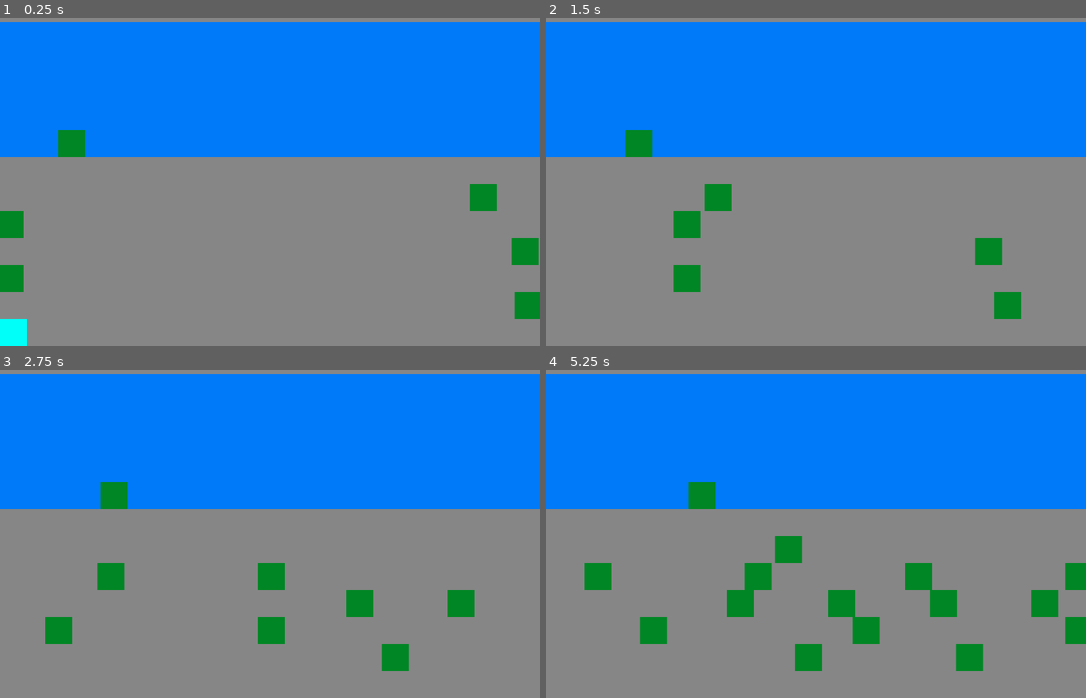
Above: before the commit, frames 1-4 (two rows, left to right).
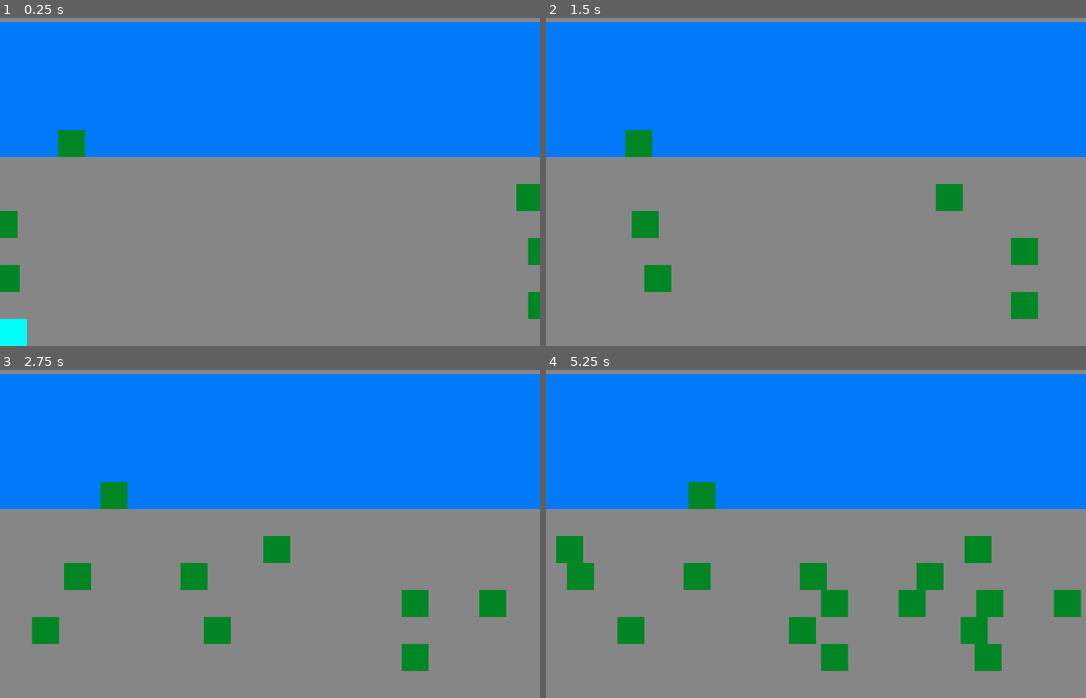
Above: after the commit, the same moments.

Repository: nandorespawns/frogger-clone
Game: Godot game, scene res://Scene/game.tscn
Same seed, same stepped clock (60 frames per second), same inputs: the game is played once before the commit and once after it.
Inputs:
- Up to frame 1 (0.25 s): no input
- Up to frame 2 (1.5 s): hold D (move_right) 0.53-1.28 s; hold S (move_down) from 1.28 s (still down)
- Up to frame 3 (2.75 s): release S (move_down) at 2.03 s; hold D (move_right) from 2.03 s (still down)
- Up to frame 4 (5.25 s): release D (move_right) at 2.78 s; hold W (move_up) 2.78-3.53 s; hold A (move_left) 3.53-5.03 s; hold S (move_down) from 5.03 s (still down)

The runs differ from the first frame. In frame 1, 1.4% of the frame differs, in the area x 3-100%, y 50-92%; in frame 2, 3.8%; in frame 3, 5.6%; in frame 4, 10%, in the area x 1-100%, y 50-92%.

Commit message:
car manager updated

Diff:
--- a/frogger-clone/Scene/car.tscn
+++ b/frogger-clone/Scene/car.tscn
@@ -12,7 +12,6 @@
 
 [node name="car" type="Node2D"]
 script = ExtResource("1_d7vpe")
-direction_picked = "left"
 
 [node name="Sprite2D" type="Sprite2D" parent="."]
 texture = SubResource("AtlasTexture_d7vpe")
--- a/frogger-clone/Scripts/car.gd
+++ b/frogger-clone/Scripts/car.gd
@@ -1,14 +1,12 @@
 extends Node2D
 
 var tile_size = 16
+var speed: float
 
 var direction = {
-	"right": Vector2.RIGHT,
-	"left": Vector2.LEFT
+	"right": 0,
+	"left": 0
 }
-
-#animation_speed is the amount of time it takes to move across 1 tile
-var animation_speed = 0.5
 
 
 @export var direction_picked: String
@@ -16,21 +14,14 @@
 func _ready() -> void:
 	position = position.snapped(Vector2.ONE * tile_size)
 	position += Vector2.ONE * tile_size/2
+	direction = {
+		"right": speed,
+		"left": -speed
+	}
 
 
-func _process(_delta: float) -> void:
-	move_car()
-
-func move_car():
-
-	var tween = create_tween()
-
-	tween.tween_property(
-		self,
-		"position",
-		position + direction[direction_picked] * (tile_size),
-		animation_speed
-	).set_trans(Tween.TRANS_LINEAR)
+func _physics_process(delta: float) -> void:
+	position.x += direction[direction_picked] * delta
 
 
 func _on_hitbox_area_entered(area: Area2D) -> void:
--- a/frogger-clone/Scripts/car_manager.gd
+++ b/frogger-clone/Scripts/car_manager.gd
@@ -4,7 +4,7 @@
 @onready var spawn_timer: Timer = $spawn_timer
 
 var default_x = 320
-var default_x_left = -8
+var default_x_left = -12
 var default_y = 201
 var car_separation_y = 16
 
@@ -16,31 +16,31 @@
 #array of dictionaries
 var row_properties = [
 	{
-		"speed": 1,
+		"speed": 30,
 		"spawn_timer_duration": 3,
 		"spawn_point": "right",
 		"timer": Timer.new()
 	},
 	{
-		"speed": 0.5,
+		"speed": 50,
 		"spawn_timer_duration": 2,
 		"spawn_point": "left",
 		"timer": Timer.new()
 
 	},
-	{	"speed": 0.8,
+	{	"speed": 30,
 		"spawn_timer_duration": 1.5,
 		"spawn_point": "right",
 		"timer": Timer.new()
 
 	},
-	{	"speed": 0.5,
+	{	"speed": 45,
 		"spawn_timer_duration": 1.5,
 		"spawn_point": "left",
 		"timer": Timer.new()
 
 	},
-	{	"speed": 0.2,
+	{	"speed": 60,
 		"spawn_timer_duration": 4,
 		"spawn_point": "right",
 		"timer": Timer.new()
@@ -72,7 +72,7 @@
 			car_timer.start()
 			var new_car = CAR.instantiate()
 			new_car.position.y = default_y - (car_separation_y * row_index)
-			add_child(new_car)
+			new_car.speed = properties["speed"]
 
 
 			if (properties["spawn_point"] == "right"):
@@ -82,4 +82,4 @@
 			else:
 				new_car.direction_picked = "right"
 				new_car.position.x = default_x_left
-			new_car.animation_speed = properties["speed"]
+			add_child(new_car)
